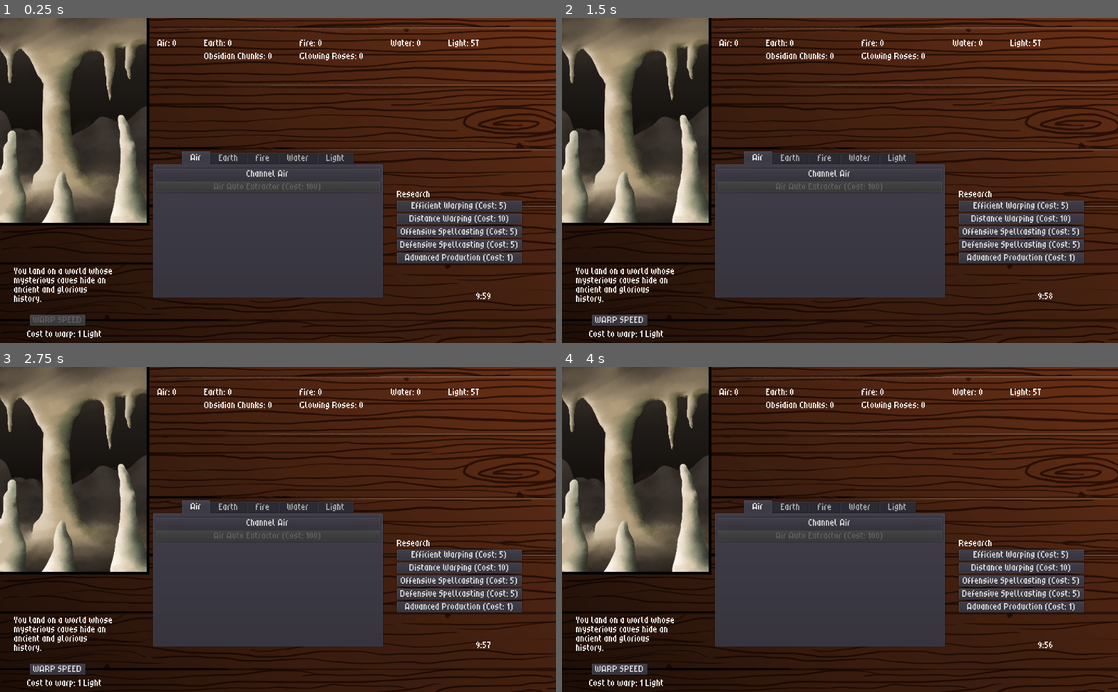
Above: before the commit, frames 1-4 (two rows, left to right).
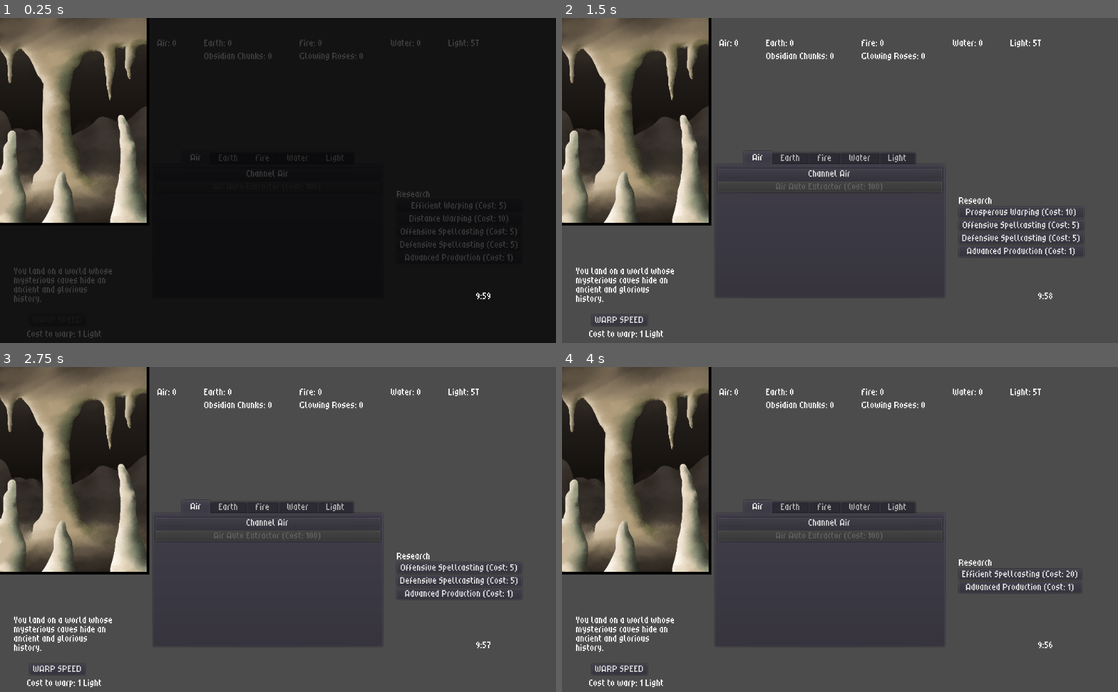
Above: after the commit, the same moments.

Repository: Kevin-Mortimer-19/Spellwarp
Game: Godot game, scene res://Scenes/Dimension.tscn
Same seed, same stepped clock (60 frames per second), same inputs: the game is played once before the commit and once after it.
Inputs (mouse positions are in pixels of both pictures, inside the frame that each line leads up to):
- Up to frame 1 (0.25 s): no input
- Up to frame 2 (1.5 s): click "Efficient Warping (Cost: 5)" at 0.5 s; click "Distance Warping (Cost: 10)" at 1.25 s
- Up to frame 3 (2.75 s): click (461, 562) at 2 s, where only the run after the commit has a clickable "Prosperous Warping (Cost: 10)"
- Up to frame 4 (4 s): click "Offensive Spellcasting (Cost:…" at 2.75 s; click "Defensive Spellcasting (Cost:…" at 3.5 s

The runs differ from the first frame. In frame 1, 69% of the frame differs, in the area x 2-100%, y 0-100%; in frame 2, 62%; in frame 3, 61%; in frame 4, 61%.

Commit message:
title screen + fade animation

Diff:
--- a/Scenes/Dimension.tscn
+++ b/Scenes/Dimension.tscn
@@ -6,6 +6,8 @@
 [ext_resource path="res://Scripts/PassiveController.gd" type="Script" id=4]
 [ext_resource path="res://Scripts/ResearchTree.gd" type="Script" id=5]
 [ext_resource path="res://Art/wood_bg.png" type="Texture" id=6]
+[ext_resource path="res://Scenes/FadeAnimation.tscn" type="PackedScene" id=7]
+[ext_resource path="res://Themes/Spellbook.tres" type="Theme" id=8]
 
 [node name="Control" type="Control"]
 anchor_right = 1.0
@@ -177,6 +179,7 @@
 margin_top = 245.799
 margin_right = 704.043
 margin_bottom = 514.799
+theme = ExtResource( 8 )
 
 [node name="Air" type="VBoxContainer" parent="TabContainer"]
 anchor_right = 1.0
@@ -267,7 +270,7 @@
 anchor_right = 1.0
 anchor_bottom = 1.0
 margin_left = 4.0
-margin_top = 32.0
+margin_top = 24.0
 margin_right = -4.0
 margin_bottom = -4.0
 
@@ -348,7 +351,7 @@
 anchor_right = 1.0
 anchor_bottom = 1.0
 margin_left = 4.0
-margin_top = 32.0
+margin_top = 24.0
 margin_right = -4.0
 margin_bottom = -4.0
 
@@ -429,7 +432,7 @@
 anchor_right = 1.0
 anchor_bottom = 1.0
 margin_left = 4.0
-margin_top = 32.0
+margin_top = 24.0
 margin_right = -4.0
 margin_bottom = -4.0
 
@@ -510,7 +513,7 @@
 anchor_right = 1.0
 anchor_bottom = 1.0
 margin_left = 4.0
-margin_top = 32.0
+margin_top = 24.0
 margin_right = -4.0
 margin_bottom = -4.0
 
@@ -573,11 +576,15 @@
 [node name="Line2" type="Line2D" parent="UI"]
 
 [node name="WoodPanel" type="TextureRect" parent="."]
+visible = false
 show_behind_parent = true
-margin_right = 40.0
-margin_bottom = 40.0
+anchor_right = 1.0
+anchor_bottom = 1.0
 rect_scale = Vector2( 0.488, 0.4 )
+mouse_filter = 2
 texture = ExtResource( 6 )
+
+[node name="SceneTransitionRect" parent="." instance=ExtResource( 7 )]
 
 [connection signal="pressed" from="Research/Warp1" to="Research" method="_on_warp1_pressed"]
 [connection signal="pressed" from="Research/Warp2" to="Research" method="_on_warp2_pressed"]
--- /dev/null
+++ b/Scenes/FadeAnimation.tscn
@@ -0,0 +1,29 @@
+[gd_scene load_steps=3 format=2]
+
+[ext_resource path="res://Scripts/SceneFade.gd" type="Script" id=1]
+
+[sub_resource type="Animation" id=1]
+resource_name = "Fade"
+tracks/0/type = "value"
+tracks/0/path = NodePath(".:modulate")
+tracks/0/interp = 1
+tracks/0/loop_wrap = true
+tracks/0/imported = false
+tracks/0/enabled = true
+tracks/0/keys = {
+"times": PoolRealArray( 0, 1 ),
+"transitions": PoolRealArray( 1, 1 ),
+"update": 0,
+"values": [ Color( 0, 0, 0, 0 ), Color( 0, 0, 0, 1 ) ]
+}
+
+[node name="SceneTransitionRect" type="ColorRect"]
+modulate = Color( 0, 0, 0, 1 )
+anchor_right = 1.0
+anchor_bottom = 1.0
+mouse_filter = 2
+script = ExtResource( 1 )
+
+[node name="AnimationPlayer" type="AnimationPlayer" parent="."]
+reset_on_save = false
+anims/Fade = SubResource( 1 )
--- /dev/null
+++ b/Scenes/Title.tscn
@@ -0,0 +1,35 @@
+[gd_scene load_steps=4 format=2]
+
+[ext_resource path="res://Art/wood_bg.png" type="Texture" id=1]
+[ext_resource path="res://Scenes/FadeAnimation.tscn" type="PackedScene" id=2]
+[ext_resource path="res://Scripts/TitleStartButton.gd" type="Script" id=3]
+
+[node name="Control" type="Control"]
+anchor_right = 1.0
+anchor_bottom = 1.0
+
+[node name="Label" type="Label" parent="."]
+margin_left = 367.718
+margin_top = 255.096
+margin_right = 625.718
+margin_bottom = 269.096
+text = "Chungle's Interdimensional Escapades"
+
+[node name="Button" type="Button" parent="."]
+margin_left = 468.105
+margin_top = 313.955
+margin_right = 514.105
+margin_bottom = 333.955
+text = "Start"
+script = ExtResource( 3 )
+
+[node name="TextureRect" type="TextureRect" parent="."]
+visible = false
+show_behind_parent = true
+margin_right = 2100.0
+margin_bottom = 1500.0
+rect_scale = Vector2( 0.486, 0.398 )
+mouse_filter = 2
+texture = ExtResource( 1 )
+
+[node name="SceneTransitionRect" parent="." instance=ExtResource( 2 )]
--- /dev/null
+++ b/Scripts/SceneFade.gd
@@ -0,0 +1,14 @@
+extends ColorRect
+
+export(String, FILE, "*tscn") var next_scene_path
+
+onready var _anim_player := $AnimationPlayer
+
+func _ready() -> void:
+	_anim_player.play_backwards("Fade")
+
+func transition_to(_next_scene := next_scene_path) -> void:
+	_anim_player.play("Fade")
+	yield(_anim_player, "animation_finished")
+
+	get_tree().change_scene(_next_scene)
--- /dev/null
+++ b/Scripts/TitleStartButton.gd
@@ -0,0 +1,6 @@
+extends Button
+
+onready var _transition_rect := get_node("../SceneTransitionRect")
+
+func _pressed():
+	_transition_rect.transition_to("res://Scenes/Dimension.tscn")
--- /dev/null
+++ b/Themes/Spellbook.tres
@@ -0,0 +1,7 @@
+[gd_resource type="Theme" load_steps=2 format=2]
+
+[ext_resource path="res://Art/book.png" type="Texture" id=1]
+
+[resource]
+/icons/BoxTexture = ExtResource( 1 )
+TabContainer/icons/BookTexture = ExtResource( 1 )
Binary file added: Art/book.png
Not shown, added: Art/book.png.import
Not shown: 1 places in Scenes/Dimension.tscn that only renumber resources
